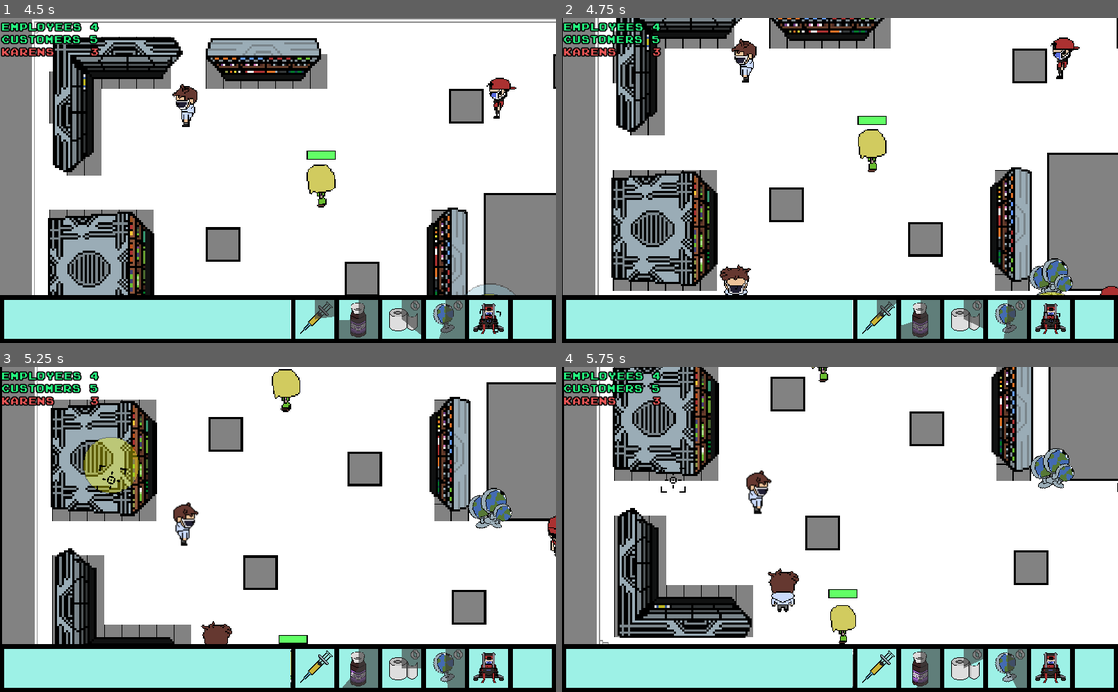
Above: before the commit, frames 1-4 (two rows, left to right).
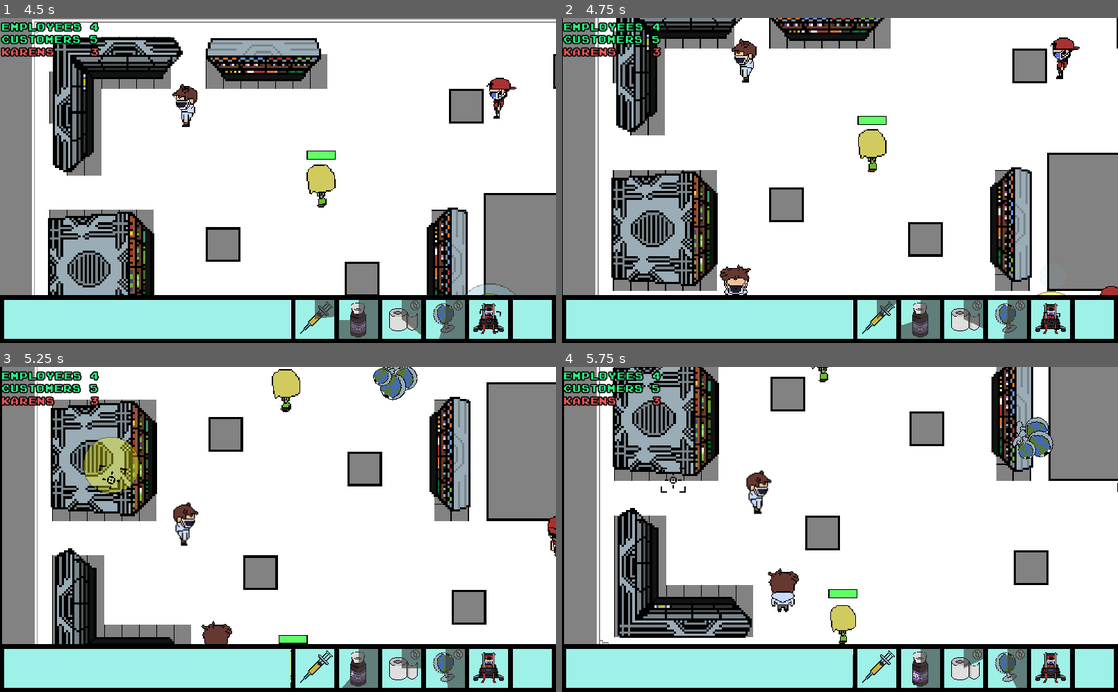
Above: after the commit, the same moments.

Repository: henryliuser/gmtk20
Game: Godot game, scene res://Menu.tscn
Same seed, same stepped clock (60 frames per second), same inputs: the game is played once before the commit and once after it.
Inputs (mouse positions are in pixels of both pictures, inside the frame that each line leads up to):
- Up to frame 1 (4.5 s): click (172, 235) at 0.5 s; move the mouse to (311, 320) at 1.27 s; hold 1 (cam_1) 1.28-2.03 s; click (311, 320) at 1.42 s; move the mouse to (355, 320) at 2.02 s; tap 2 (cam_2) at 2.1 s; click (355, 320) at 2.17 s; move the mouse to (400, 317) at 2.77 s; hold 3 (cam_3) 2.78-3.53 s; click (400, 317) at 2.92 s; move the mouse to (450, 320) at 3.52 s; tap 4 (cam_4) at 3.6 s; click (450, 320) at 3.67 s; move the mouse to (489, 320) at 4.27 s; hold S (cam_down) from 4.28 s (still down); click (489, 320) at 4.42 s
- Up to frame 2 (4.75 s): keep holding S (cam_down)
- Up to frame 3 (5.25 s): move the mouse to (111, 480) at 5.02 s; release S (cam_down) at 5.03 s; tap A (cam_left) at 5.1 s; click (111, 480) at 5.17 s
- Up to frame 4 (5.75 s): no input

Frame 1 is identical in both runs. In frame 2, 0.6% of the frame differs, in the area x 84-92%, y 73-86%; in frame 3, 1.2%, in the area x 67-93%, y 0-50%; in frame 4, 1.2%.
Error in both runs: Invalid get index 'alive' (on base: 'previously freed instance'). (res://Characters/Karen.gd:182)

Commit message:
deploy time on globe

Diff:
--- a/Items/Globes.gd
+++ b/Items/Globes.gd
@@ -3,7 +3,13 @@
 # Called when the node enters the scene tree for the first time.
 func _ready():
 	HUD.globes.update_stacks(-1)
-	pass # Replace with function body.
+	$Tween.interpolate_property(self, "global_position", Vector2(-1000, -1000), global_position,
+		2, Tween.TRANS_CUBIC, Tween.EASE_OUT)
+	$Tween.interpolate_property(self, "global_rotation_degrees", 1079, 0, 1.5,
+		 Tween.TRANS_CUBIC, Tween.EASE_OUT, 0.5)
+	$Tween.start()
+	yield(get_tree().create_timer(3, false), "timeout")
+	$Area2D.monitoring = true
 	#gotta add henrys entry animation
 
 
--- a/Items/Globes.tscn
+++ b/Items/Globes.tscn
@@ -38,6 +38,7 @@
 
 [node name="Area2D" type="Area2D" parent="."]
 scale = Vector2( 3, 3 )
+monitoring = false
 
 [node name="CollisionShape2D" type="CollisionShape2D" parent="Area2D"]
 shape = SubResource( 2 )
